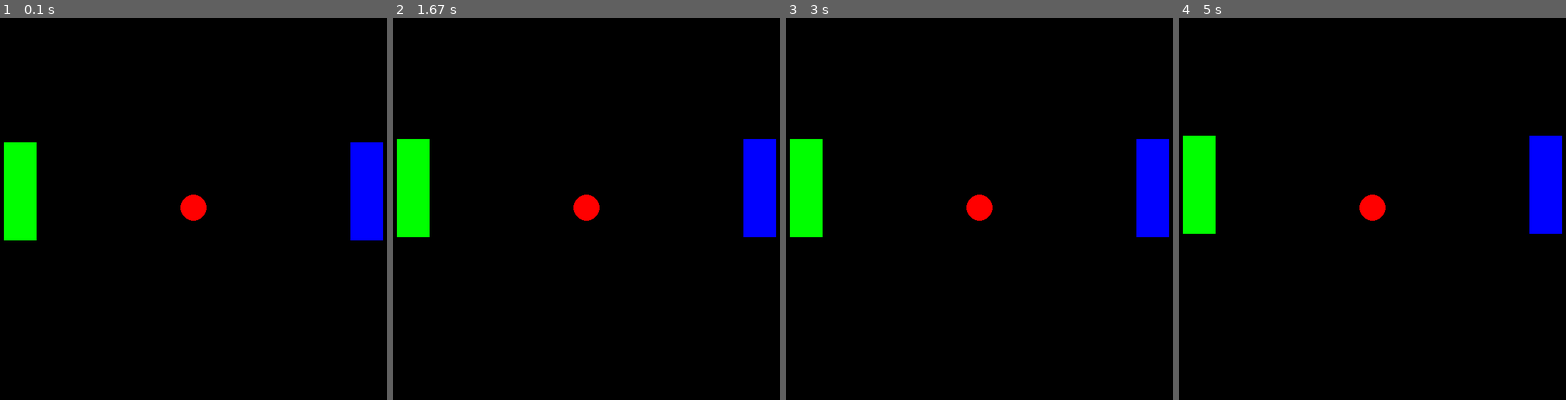
Above: before the commit, frames 1-4 (left to right).
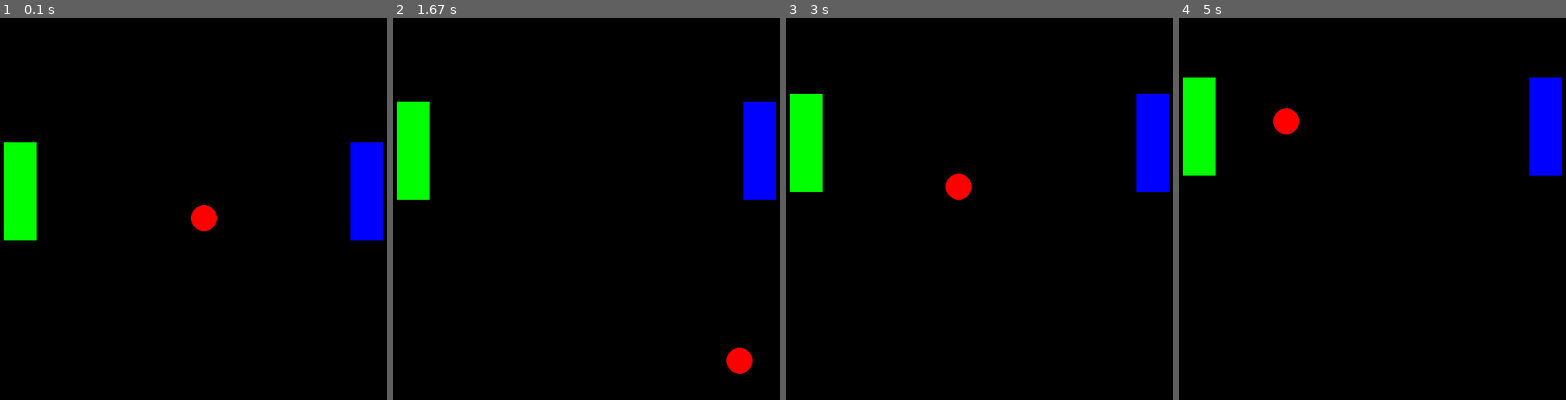
Above: after the commit, the same moments.

Repository: nayelipleskac/object_oriented_code
Game: pygame game, started from pong.py
The game is run twice, just before and just after one commit, with the same random seed, the same clock (stepped at 60 frames per second) and the same inputs.
Inputs:
- Up to frame 1 (0.1 s): no input
- Up to frame 2 (1.67 s): hold W 0.33-0.8 s; hold Up 0.33-0.8 s; hold Up 0.83-1.3 s; hold W 0.83-1.3 s; hold Down 1.33-1.63 s; hold S 1.33-1.63 s
- Up to frame 3 (3 s): hold Up 1.67-2.03 s; hold W 1.67-2.03 s; hold Down 2.07-2.43 s; hold S 2.07-2.43 s; hold Up 2.47-2.77 s; hold W 2.47-2.77 s; hold Down from 2.8 s (still down); hold S from 2.8 s (still down)
- Up to frame 4 (5 s): release Down at 3.1 s; release S at 3.1 s; hold Up 3.13-3.5 s; hold W 3.13-3.5 s; hold Down 3.53-3.9 s; hold S 3.53-3.9 s; hold Up 3.93-4.23 s; hold W 3.93-4.23 s; hold Down 4.27-4.57 s; hold S 4.27-4.57 s; hold Up 4.6-4.97 s; hold W 4.6-4.97 s

The runs differ from the first frame. In frame 1, 0.5% of the frame differs, in the area x 46-57%, y 46-56%; in frame 2, 4.0%; in frame 3, 4.7%; in frame 4, 5.9%, in the area x 1-99%, y 15-57%.

Commit message:
pong ball bouncing off walls/paddles

Diff:
--- a/pong.py
+++ b/pong.py
@@ -2,7 +2,7 @@
 
 import pygame, random, time
 
-from pygame.constants import KEYDOWN, K_DOWN, K_UP, K_s, K_w
+from pygame.constants import KEYDOWN, KEYUP, K_DOWN, K_UP, K_s, K_w
 pygame.init()
 pygame.display.set_caption("Pong!")
 screen = pygame.display.set_mode((600, 600))
@@ -22,10 +22,46 @@
         self.y = 300
         self.color = red
         self.radius = 20
-        self.xmovement = 8
-        self.ymovement = 10
+        self.xmovement = 2
+        self.ymovement = 2
     def drawBall(self):
         pygame.draw.circle(screen, self.color, (self.x, self.y), self.radius, 0)
+    def moveBall(self):
+        ball.x += ball.xmovement
+        ball.y += ball.ymovement
+
+        #hitting bottom wall
+        if ball.y + ball.radius > 600:
+            print('bottom')
+            ball.ymovement = -ball.ymovement
+
+        #hitting top wall
+        if ball.y - ball.radius < 0:
+            print('top')
+            ball.ymovement = -ball.ymovement
+
+        #hitting left
+        if ball.x + ball.radius  > 600:
+            print('right')
+            ball.xmovement = -ball.xmovement
+            # ball.x = 300
+            # ball.y = 300
+
+        #hitting right
+        if ball.x - ball.radius < 0:
+            print('left')
+            ball.xmovement = -ball.xmovement
+            # ball.x = 300
+            # ball.y = 300
+
+
+        if ball.x + ball.radius in range(p2.x, p2.x + 50) and ball.y+ ball.radius in range(p2.y, p2.y + 150):
+            ball.xmovement = -1
+
+        if ball.x - ball.radius in range(p1.x, p1.x + 50) and ball.y- ball.radius in range(p1.y, p1.y + 150):
+            ball.xmovement = 1
+
+
 
 ball = Ball()  # Creating an object/instance of this class.
 
@@ -43,7 +79,8 @@
         self.up = False
         self.down = False
         self.score = 0
-        self.speed = 0
+        self.speed = 1
+
     def drawPaddle(self):
         pygame.draw.rect(screen, self.color, (self.x, self.y, 50, 150),0)
 
@@ -52,34 +89,63 @@
 
 while True:
 
+    screen.fill(black)
+    clock.tick(100)
     ball.drawBall()
+    ball.moveBall()
     p1.drawPaddle()
     p2.drawPaddle()
-    pygame.display.update()
-    screen.fill(black)
+
+
+    #boundaries
+    if p2.y <= 0:
+        p2.y = 0
+    if p2.y+150 >= 600:
+        p2.y = 450
+    if p1.y <= 0:
+        p1.y = 0
+    if p1.y+150 >= 600:
+        p1.y = 450
+
+    #movement
+    if p2.up == True:
+        p2.y -= p2.speed
+    if p2.down == True:
+        p2.y += p2.speed
+    if p1.up == True:
+        p1.y -= p1.speed
+    if p1.down == True:
+        p1.y += p1.speed
 
     for event in pygame.event.get():
         if event.type == pygame.QUIT:
             pygame.quit()
             exit()
-        elif event.type == KEYDOWN:
+        if event.type == KEYDOWN:
             if event.key == K_UP:
+                p2.up = True
                 print('right paddle up!')
-                p2.speed = 5
-                p2.up = True
-                p2.y -= p2.speed
+
             if event.key == K_DOWN:
+                p2.down = True
                 print('right paddle down!')
-                p2.speed = 5
-                p2.down = True
-                p2.y += p2.speed
+
             if event.key == K_w:
+                p1.up = True
                 print('left paddle up!')
-                p1.speed = 5
-                p1.up = True
-                p1.y -= p1.speed
+
             if event.key == K_s:
+                p1.down = True
                 print('left paddle down!')
-                p1.speed = 5
-                p1.down = True
-                p1.y += p1.speed
+
+        if event.type == KEYUP:
+            if event.key == K_UP:
+                p2.up = False
+            if event.key == K_DOWN:
+                p2.down = False
+            if event.key == K_w:
+                p1.up = False
+            if event.key == K_s:
+                p1.down = False
+
+    pygame.display.update()
